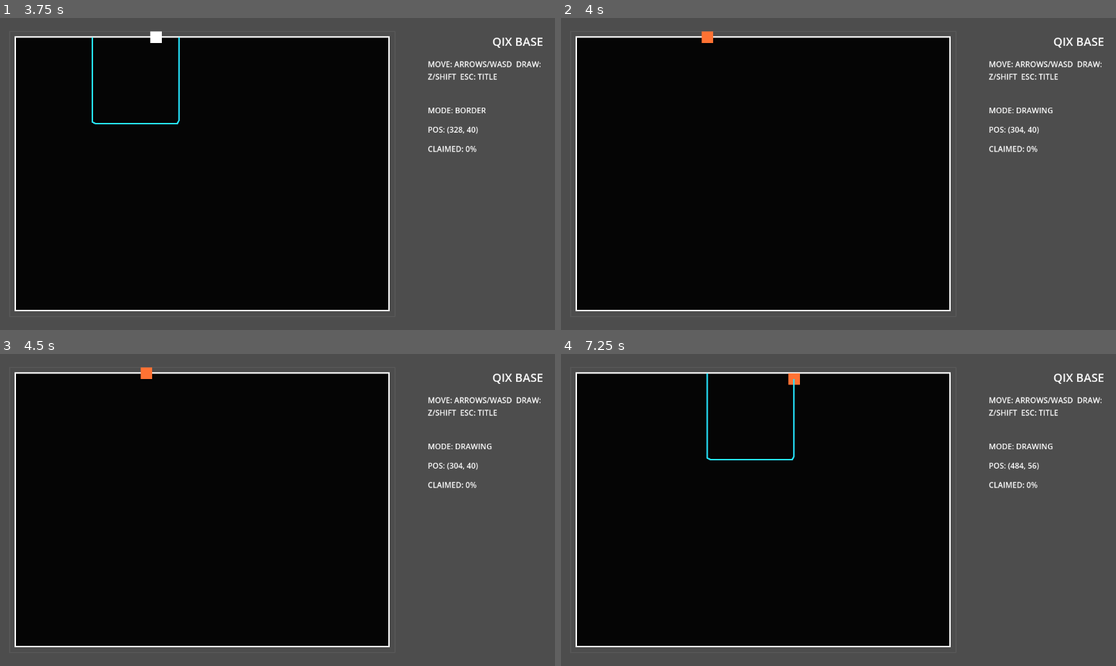
Above: before the commit, frames 1-4 (two rows, left to right).
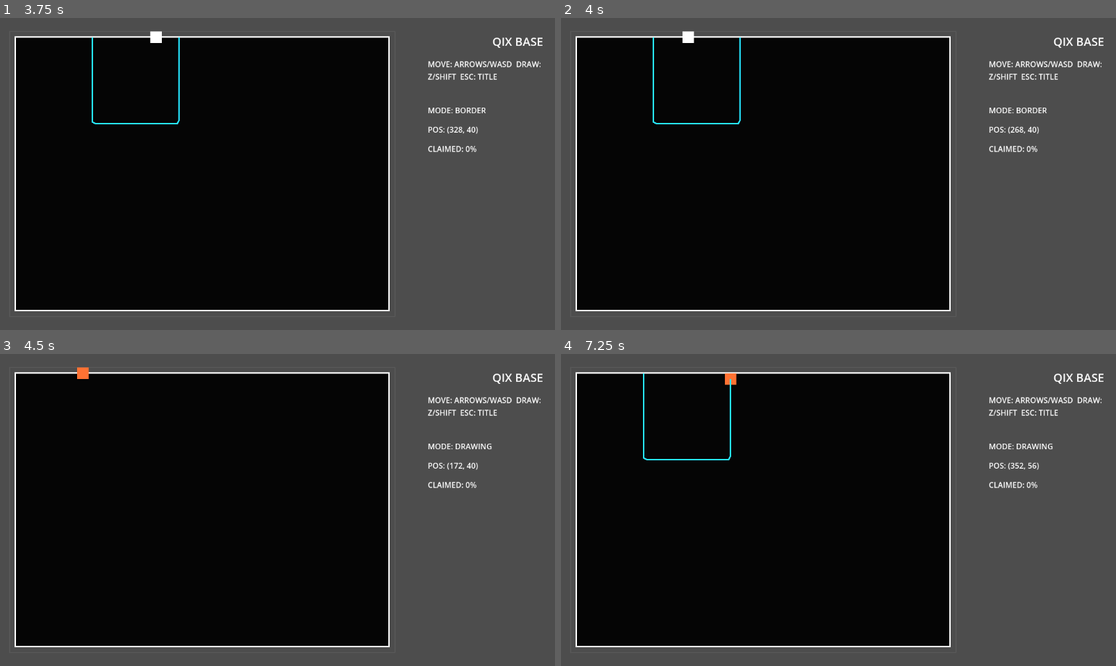
Above: after the commit, the same moments.

Repository: goenc/qix-project
Game: Godot game, scene res://scenes/title_main.tscn
The game is run twice, just before and just after one commit, with the same random seed, the same clock (stepped at 60 frames per second) and the same inputs.
Inputs (mouse positions are in pixels of both pictures, inside the frame that each line leads up to):
- Up to frame 1 (3.75 s): tap Enter (ui_accept) at 0.5, 0.77, 1.25, 1.52, 3.02 s; move the mouse to (399, 158) at 0.52 s; hold Right (move_right) 0.53-1.28 s; tap Shift at 0.6 s; click (399, 158) at 0.67 s; tap Z at 0.8, 1.35, 2.3, 2.85 s; move the mouse to (166, 189) at 1.27 s; hold Down (move_down) 1.28-2.03 s; tap Shift (qix_draw) at 1.55, 2.1, 3.05 s; move the mouse to (333, 105) at 2.02 s; hold Right (move_right) 2.03-2.78 s; move the mouse to (249, 236) at 2.77 s; hold Up (move_up) 2.78-3.53 s; click (249, 236) at 2.92 s; move the mouse to (444, 220) at 3.52 s; hold Left (move_left) from 3.53 s (still down); tap Space at 3.6 s
- Up to frame 2 (4 s): keep holding Left (move_left); tap Enter (ui_accept) at 3.77 s; tap Z at 3.8 s
- Up to frame 3 (4.5 s): keep holding Left (move_left); move the mouse to (111, 463) at 4.27 s; tap Shift (qix_draw) at 4.35 s
- Up to frame 4 (7.25 s): tap Enter (ui_accept) at 4.52, 5, 6.02, 6.77 s; move the mouse to (866, 510) at 5.02 s; release Left (move_left) at 5.03 s; hold Down (move_down) 5.03-5.78 s; tap Z at 5.1, 6.6 s; click (866, 510) at 5.17 s; move the mouse to (755, 432) at 5.77 s; hold Right (move_right) 5.78-6.53 s; tap Shift (qix_draw) at 5.85 s; move the mouse to (960, 494) at 6.52 s; hold Up (move_up) from 6.53 s (still down)

Frame 1 is identical in both runs. In frame 2, 0.5% of the frame differs, in the area x 16-89%, y 4-37%; in frame 3, 0.2%; in frame 4, 0.7%, in the area x 14-84%, y 6-37%.

Commit message:
qix_draw を Shift 専用に変更
・qix_draw の入力割り当てを Shift のみに変更し Z 割り当てを削除
・描画開始直後に白線上から白線上への移動を拒否する条件を既存挙動のまま明示化
・tools/run.ps1 を実行し Godot が起動継続したため 20 秒タイムアウトまで起動時エラーなしを確認

Diff:
--- a/scripts/game/base_main.gd
+++ b/scripts/game/base_main.gd
@@ -78,7 +78,7 @@
 	_ensure_action("move_right", [_key_event(KEY_RIGHT), _key_event(KEY_D), _joypad_button(JOY_BUTTON_DPAD_RIGHT)])
 	_ensure_action("move_up", [_key_event(KEY_UP), _key_event(KEY_W), _joypad_button(JOY_BUTTON_DPAD_UP)])
 	_ensure_action("move_down", [_key_event(KEY_DOWN), _key_event(KEY_S), _joypad_button(JOY_BUTTON_DPAD_DOWN)])
-	_replace_action_events("qix_draw", [_key_event(KEY_Z), _key_event(KEY_SHIFT)])
+	_replace_action_events("qix_draw", [_key_event(KEY_SHIFT)])
 	_ensure_action("ui_cancel", [_key_event(KEY_ESCAPE), _joypad_button(JOY_BUTTON_B), _joypad_button(JOY_BUTTON_BACK)])
 	_ensure_action("pause", [_key_event(KEY_P), _joypad_button(JOY_BUTTON_START)])
 
--- a/scripts/player/base_player.gd
+++ b/scripts/player/base_player.gd
@@ -101,7 +101,8 @@
 func _process_drawing(direction: Vector2, delta: float) -> void:
 	var current_position := position
 	var next_position := _clamp_to_playfield(position + direction * move_speed * delta)
-	var should_block_border_movement := !has_left_border and _is_on_border(current_position) and _is_on_border(next_position)
+	var is_waiting_to_leave_border := !has_left_border and _is_on_border(current_position)
+	var should_block_border_movement := is_waiting_to_leave_border and _is_on_border(next_position)
 
 	if !should_block_border_movement:
 		position = next_position
Not shown, changed: runtime/commit_details.md
Not shown, changed: runtime/commit_message.md
